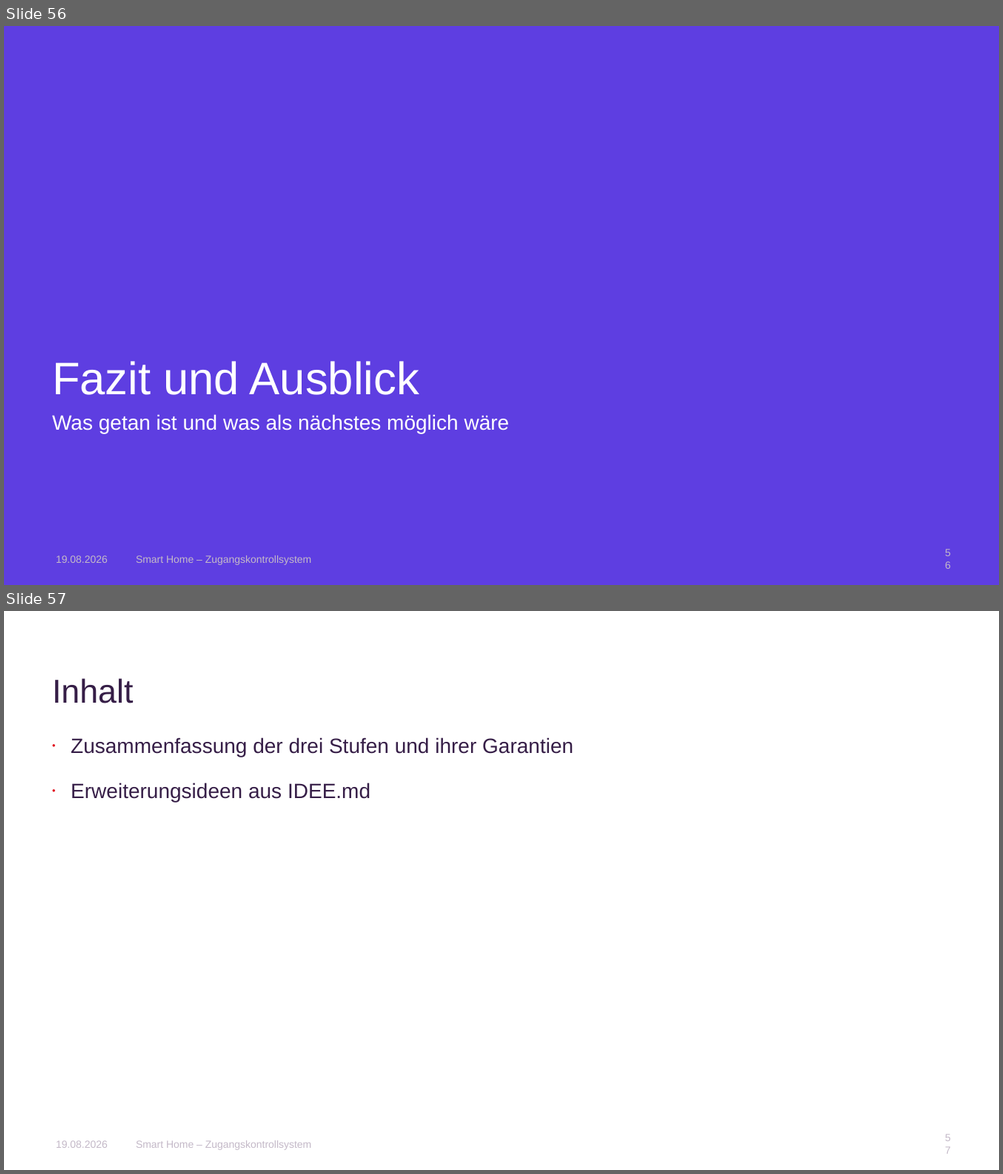
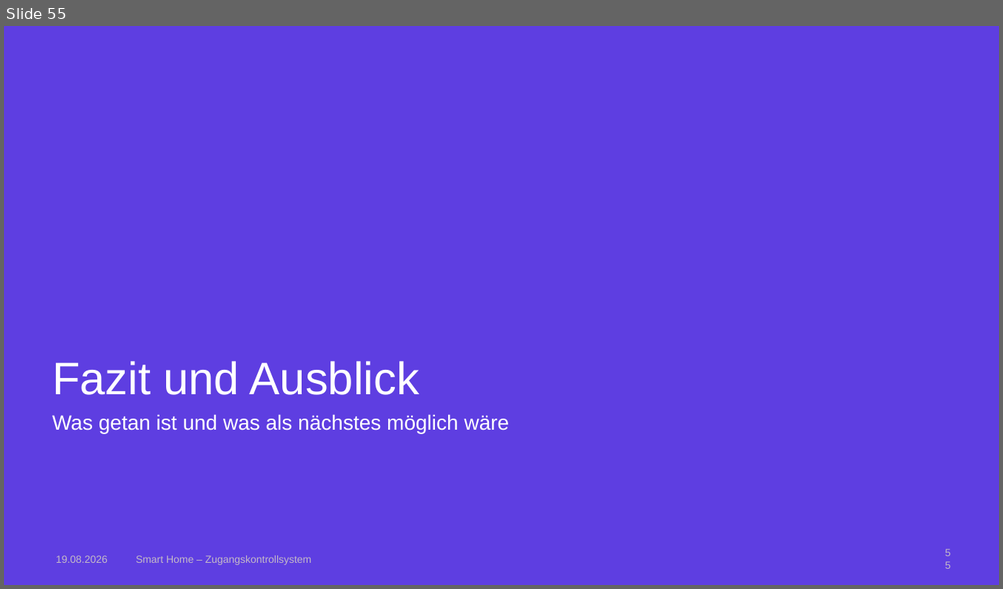
Before and after one commit to AnnaLiviaMartin/rs-smart-home, a slide deck: presentation/Smart_Home_Zugangskontrollsystem.pptx. Shown one above the other, each under a label of ours: slides 56 and 57 before the commit, slide 55 after it. The pictures are 1003x1174 and 1003x589 pixels, drawn with LibreOffice and Linux fonts; fonts in the diff are those of the drawing; background and template pictures are left out. Boxes give left, top, right and bottom in pixels: in the first picture for what was removed or moved away, otherwise in the second. Text is boxed around its words. In the diff, an @@ line names an element or a change of style, - is before the commit and + after.

```diff
--- a/presentation/Smart_Home_Zugangskontrollsystem.pptx
+++ b/presentation/Smart_Home_Zugangskontrollsystem.pptx
@@ slide 57 removed at [4, 611, 999, 1170], background #FFFFFF @@
@@ title removed at [52, 678, 134, 703] @@
-Inhalt
@@ text removed at [71, 738, 573, 802] @@
-• Zusammenfassung der drei Stufen und ihrer Garantien
-• Erweiterungsideen aus IDEE.md
@@ text removed at [56, 1141, 108, 1148] @@
-19.08.2026
@@ text removed at [136, 1141, 312, 1150] @@
-Smart Home – Zugangskontrollsystem
@@ page number removed at [940, 1135, 955, 1155] @@
-57
@@ what was slide 56 is now slide 55 @@
```
Also in this commit, not shown: 7 slides changed, 3 slides added, 3 other slides removed.
